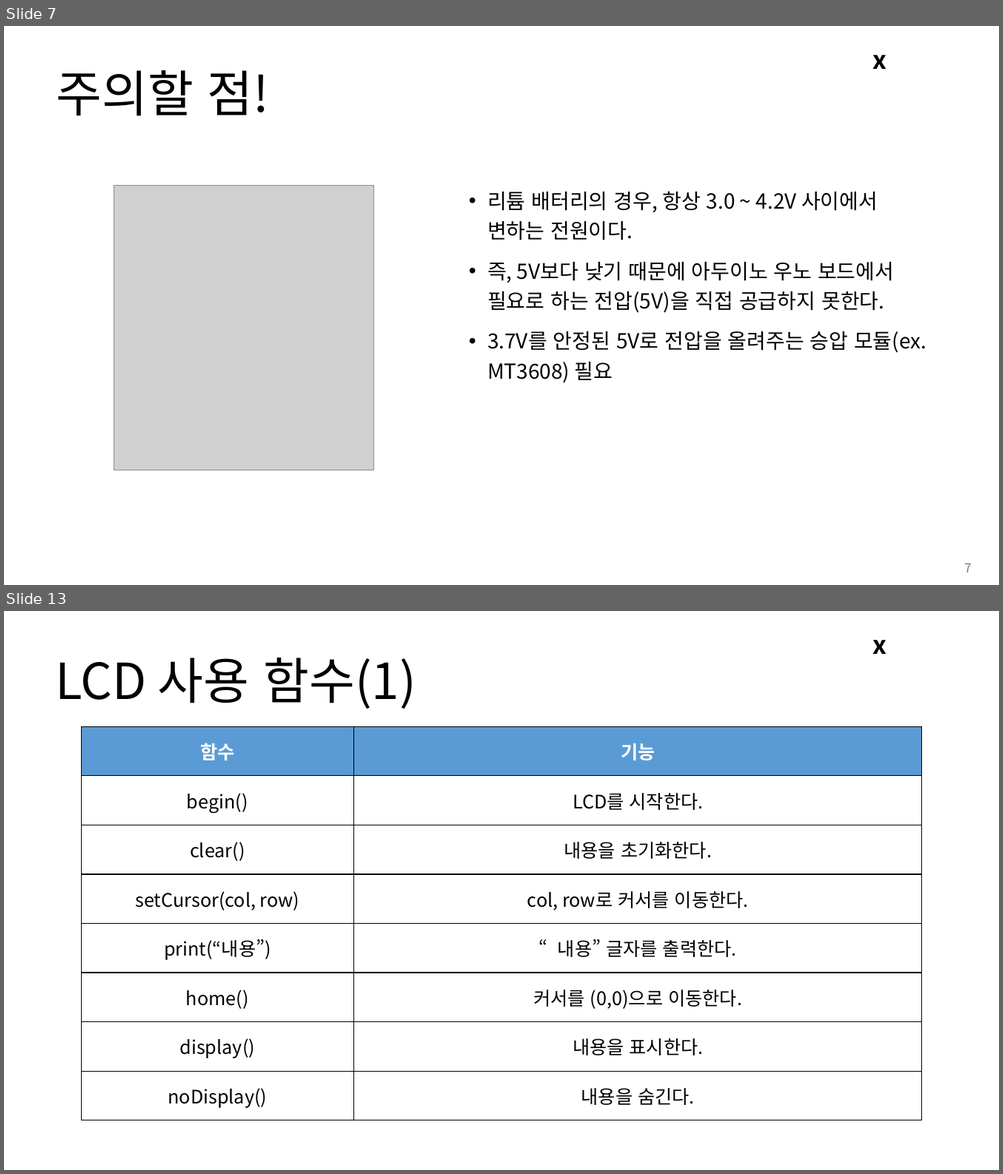
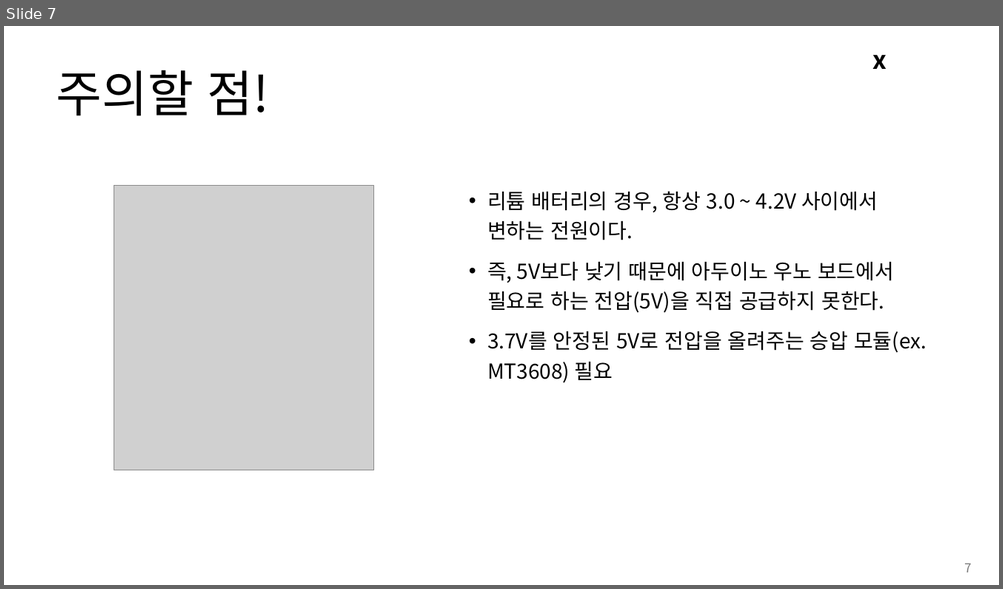
Before and after one commit to Leader-Lesson/KDT_RE_3rd, a slide deck: material/Arduino/05_태양광패널.pptx. Shown one above the other, each under a label of ours: slides 7 and 13 before the commit, slide 7 after it; the slides between them are not shown. The pictures are 1003x1174 and 1003x589 pixels, drawn with LibreOffice and Linux fonts; fonts in the diff are those of the drawing; grey boxes stand for pictures; background and template pictures are left out. Boxes give left, top, right and bottom in pixels: in the first picture for what was removed or moved away, otherwise in the second. Text is boxed around its words. In the diff, an @@ line names an element or a change of style, - is before the commit and + after.

```diff
--- a/material/Arduino/05_태양광패널.pptx
+++ b/material/Arduino/05_태양광패널.pptx
@@ slide 13 removed at <box>4,611,999,1170</box>, background #FFFFFF; not listed: 1 template element that a slide beside it also shows @@
@@ title removed at <box>55,658,415,709</box> @@
-LCD 사용 함수(1)
@@ table removed at <box>81,726,922,1121</box>, 8 rows, 2 columns @@
-함수 | 기능
-begin() | LCD를 시작한다.
-clear() | 내용을 초기화한다.
-setCursor(col, row) | col, row로 커서를 이동한다.
-print(“내용”) | “내용” 글자를 출력한다.
-home() | 커서를 (0,0)으로 이동한다.
-display() | 내용을 표시한다.
-noDisplay() | 내용을 숨긴다.
```
Also in this commit, not shown: 2 slides changed, 48 slides added, 4 other slides removed, 10 other files.
